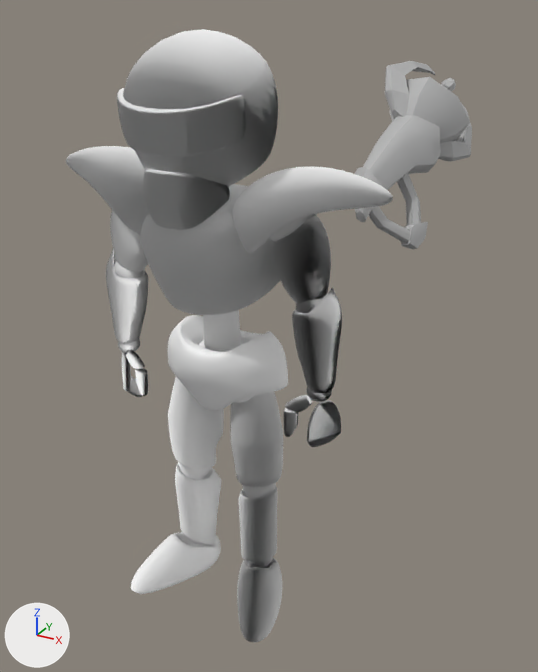
One commit to the FBX model VFighter/Assets/MayaAssets/R1runShootB.fbx: the scene before it, then after it.
Both versions are drawn from a camera (50 mm lens) standing at (0.0689, -0.1019, 0.1138) and looking at (0.0042, 0.0157, 0.0549). Arrows for +X, +Y and +Z are at lower left; the lights stay in place. Where no turn or scale is listed for an object, it has been applied to the vertices. Vertices at the same position are counted once.

In view in the first picture: 'Gun', 'robotMesh'.
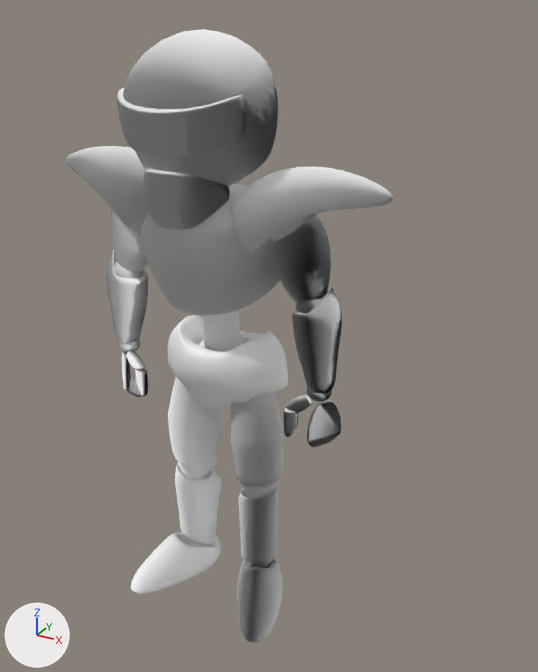
Location of each change, (x1, y1, x2, y2) in pixels of the pictures (538 x 672 px):
'Gun', deleted
    before: (355, 61, 472, 250)

Edits to the bpy script that builds the scene:
```text
Change me_mesh:
    where me_mesh.from_pydata(...)  # 28489 vertices, 28384 faces; spans x -0.0319..0.0319, y -0.0123..0.0161, z 0.0017..0.1108
    used by ob_robotmesh; location = (0.0, 0.0, 0.0)
    me_mesh part 1: its shading normals changed
Remove ob_gun:
    ob_gun = bpy.data.objects.new('Gun', me_mesh_001)
    ob_gun.location = (0.0246, 0.0133, 0.0758)
```
